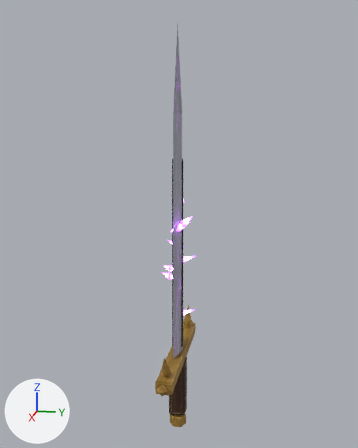
A saved change to the FBX model cyclops/export/weapons/HighSword.fbx.
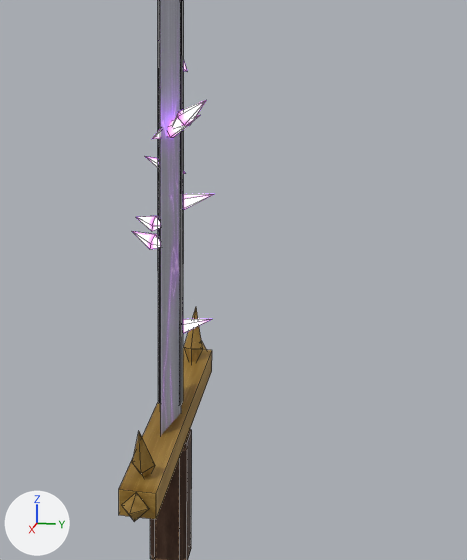
Each version is shown whole from a camera (50 mm lens) standing at (4.88, 0.99, 3.08) and looking at (-0.05, 0.0, 1.85), then close up on the part from 29% to 85% of the width and 39% to 92% of the height. The axes (+X, +Y, +Z) are drawn at lower left. The lights are the same throughout. The last two pictures show the newer version. The close-ups show mesh edges as thin lines.

The first close-up shows 'Blade', 'Glow', 'Guard', 'Handle'.
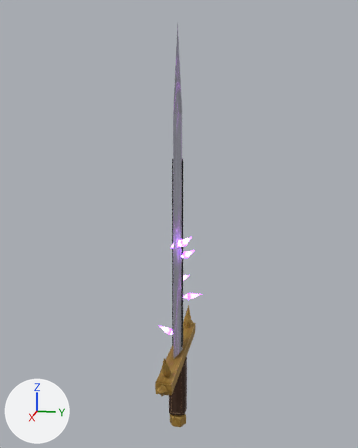
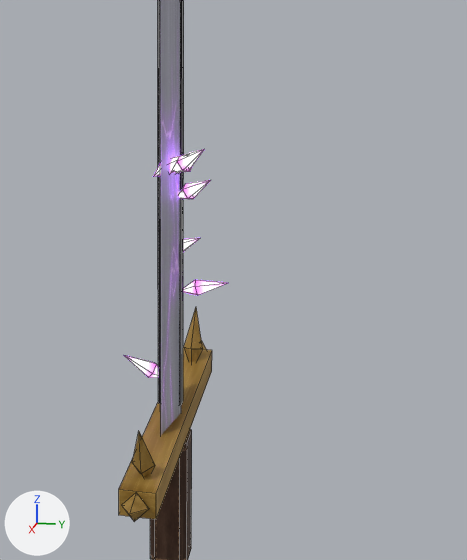
Location of each change, (x1, y1, x2, y2) in pixels of the close-ups (467 x 560 px; the box of a moved part takes in the faces that stretch with it):
'Glow', reshaped: before (132, 63, 213, 334); after (124, 149, 227, 378)
part 1 of me_glow, moved or reshaped: before (132, 156, 213, 249); after (159, 167, 211, 252)
part 2 of me_glow, moved or reshaped: before (152, 63, 206, 139); after (124, 156, 227, 378)
part 3 of me_glow, moved or reshaped: before (183, 319, 211, 334); after (172, 149, 204, 172)

What changed in the scene script:
```text
Change me_glow:
    remove me_glow.from_pydata(...)  # 56 vertices, 80 faces; spans x -0.142..0.162, y -0.183..0.19, z 0.796..2.191
    add me_glow.from_pydata(...)  # 56 vertices, 80 faces; spans x -0.17..0.158, y -0.219..0.247, z 0.598..1.771
    me_glow part 1
    me_glow.vertices[0].co: (0.048, -0.075, 1.374) -> (-0.009, -0.004, 1.628)  # pixel (152, 225) -> not seen
    me_glow.vertices[1].co: (0.02, -0.066, 1.411) -> (0.019, -0.019, 1.663)  # pixel (155, 216) -> not seen
    me_glow.vertices[2].co: (-0.024, -0.068, 1.397) -> (0.064, -0.01, 1.649)  # pixel (157, 215) -> not seen
    me_glow.vertices[3].co: (-0.025, -0.079, 1.351) -> (0.063, 0.01, 1.607)
    me_glow.vertices[4].co: (0.02, -0.083, 1.337) -> (0.018, 0.014, 1.594)  # pixel (151, 231) -> not seen
    me_glow.vertices[5].co: (0.006, -0.161, 1.395) -> (0.026, 0.097, 1.675)  # pixel (135, 217) -> not seen
    me_glow.vertices[6].co: (0.009, -0.025, 1.363) -> (0.033, -0.056, 1.602)  # not seen -> pixel (156, 176)
    me_glow.vertices[7].co: (-0.134, 0.03, 1.442) -> (-0.024, 0.093, 1.531)
    me_glow.vertices[8].co: (-0.108, 0.013, 1.478) -> (-0.002, 0.066, 1.563)  # not seen -> pixel (185, 183)
    me_glow.vertices[9].co: (-0.063, 0.011, 1.464) -> (0.043, 0.062, 1.551)  # not seen -> pixel (182, 189)
    me_glow.vertices[10].co: (-0.061, 0.028, 1.42) -> (0.05, 0.086, 1.511)  # not seen -> pixel (187, 198)
    me_glow.vertices[11].co: (-0.104, 0.039, 1.407) -> (0.008, 0.105, 1.499)  # pixel (183, 209) -> pixel (193, 198)
    me_glow.vertices[12].co: (-0.069, 0.19, 1.505) -> (0.044, 0.191, 1.603)  # pixel (214, 193) -> pixel (211, 179)
    me_glow.vertices[13].co: (-0.108, -0.068, 1.408) -> (-0.001, 0.022, 1.491)
    me_glow.vertices[28].co: (-0.008, -0.014, 1.624) -> (-0.002, 0.07, 1.66)
    me_glow.vertices[29].co: (-0.034, 0.001, 1.66) -> (0.023, 0.041, 1.688)
    me_glow.vertices[30].co: (-0.079, 0.003, 1.646) -> (0.068, 0.047, 1.677)
    me_glow.vertices[31].co: (-0.081, -0.011, 1.601) -> (0.072, 0.079, 1.643)  # not seen -> pixel (185, 171)
    me_glow.vertices[32].co: (-0.037, -0.022, 1.587) -> (0.028, 0.094, 1.633)  # not seen -> pixel (190, 171)
    me_glow.vertices[33].co: (-0.064, -0.133, 1.664) -> (0.044, 0.133, 1.725)  # pixel (144, 156) -> not seen
    me_glow.vertices[34].co: (-0.039, 0.061, 1.602) -> (0.034, 0.029, 1.624)  # pixel (185, 173) -> not seen
    me_glow.vertices[42].co: (0.046, -0.084, 1.286) -> (-0.164, 0.003, 1.213)  # pixel (150, 243) -> not seen
    me_glow.vertices[43].co: (0.02, -0.068, 1.321) -> (-0.136, -0.013, 1.247)  # pixel (155, 234) -> not seen
    me_glow.vertices[44].co: (-0.025, -0.069, 1.308) -> (-0.091, -0.006, 1.234)  # pixel (157, 234) -> not seen
    me_glow.vertices[45].co: (-0.027, -0.085, 1.264) -> (-0.092, 0.015, 1.192)
    me_glow.vertices[46].co: (0.017, -0.094, 1.25) -> (-0.137, 0.02, 1.179)  # pixel (149, 249) -> not seen
    me_glow.vertices[47].co: (-0.004, -0.183, 1.323) -> (-0.127, 0.116, 1.269)  # pixel (131, 231) -> pixel (200, 237)
    me_glow.vertices[48].co: (0.011, -0.023, 1.265) -> (-0.122, -0.059, 1.182)
    me_glow part 2: 21 of 56 vertices moved; they spanned x -0.142..0.162, y -0.082..0.185, z 1.792..2.191 and now span x -0.17..0.13, y -0.219..0.247, z 0.598..1.725; mean shift (-0.057, -0.032, -0.84); largest move (0.139, 0.185, 1.986) -> (0.023, -0.219, 0.718)
    me_glow part 3: 7 of 56 vertices moved; they spanned x -0.12..-0.047, y -0.067..0.184, z 0.796..0.897 and now span x 0.084..0.158, y 0.023..0.179, z 1.647..1.771; mean shift (0.204, 0.052, 0.86); largest move (-0.068, 0.184, 0.897) -> (0.146, 0.179, 1.771)
```
